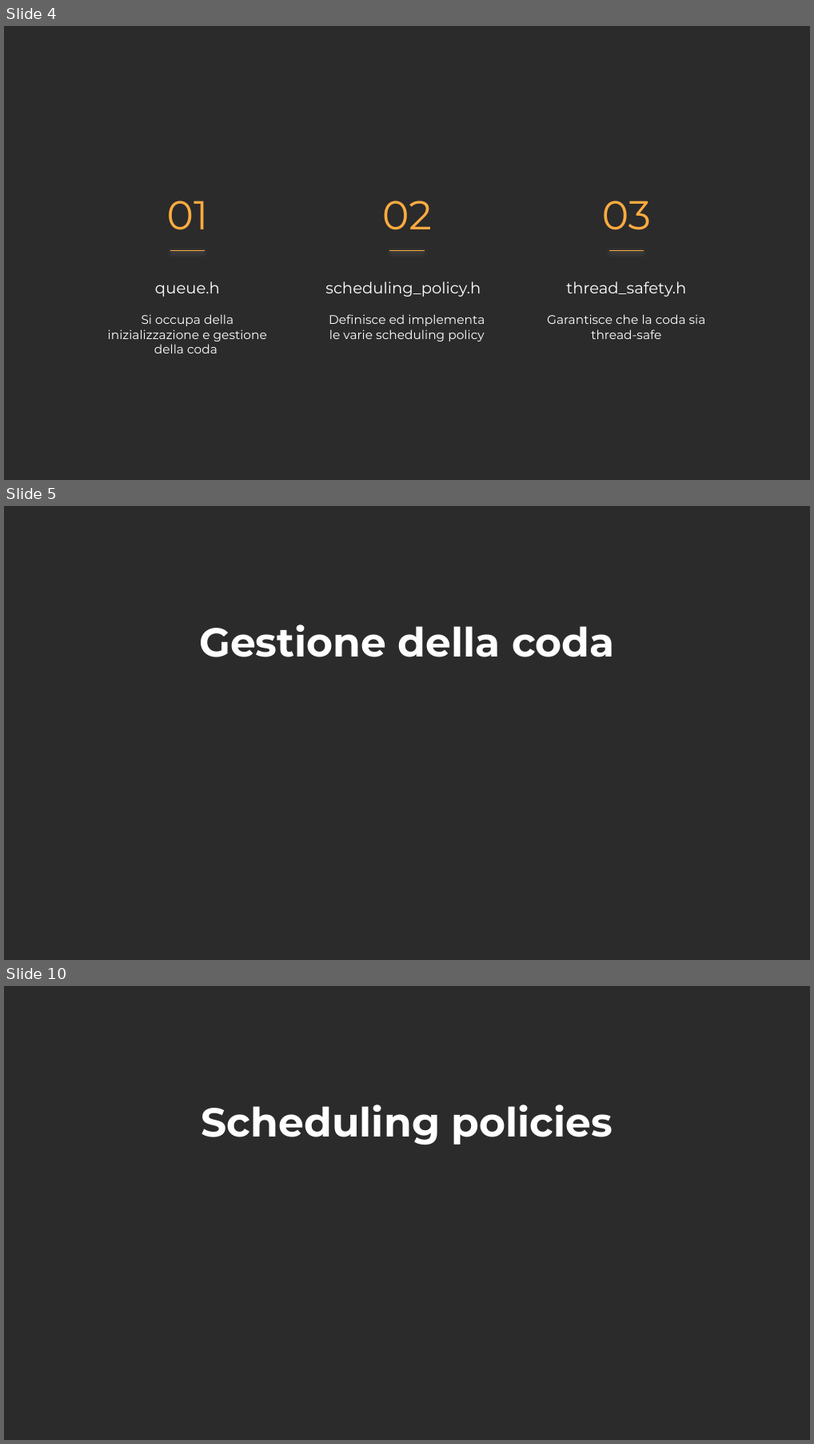
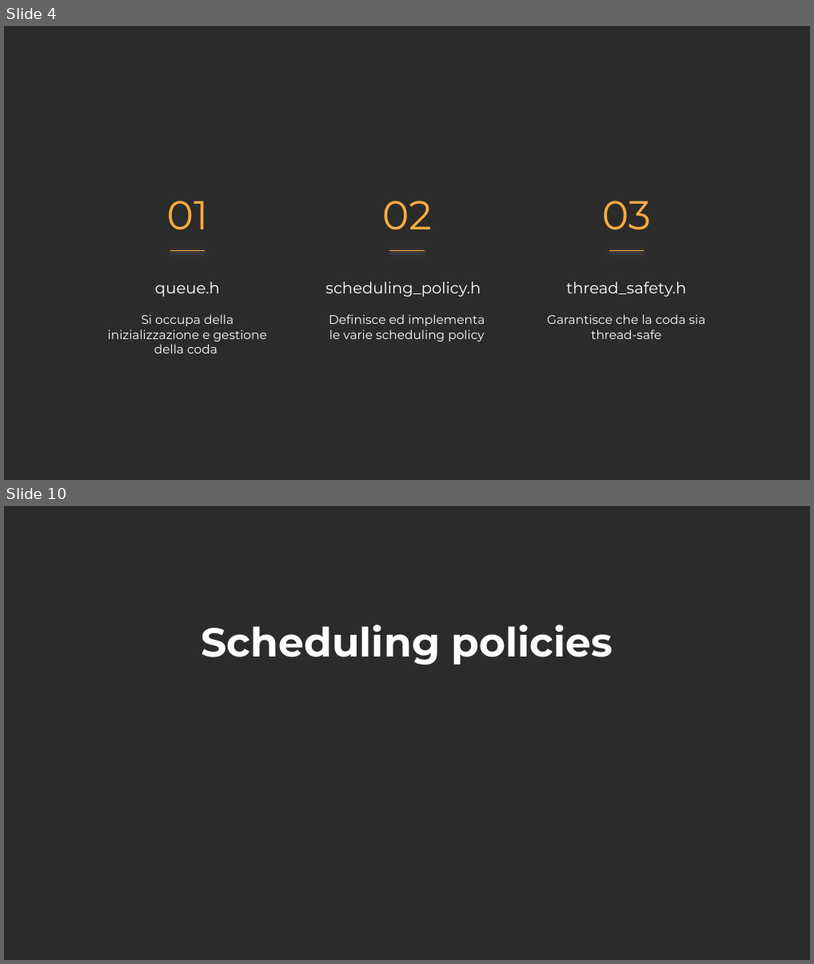
Before and after one commit to StJayy/RTESproject, a slide deck: presentation.pptx. Shown one above the other, each under a label of ours: slides 4, 5 and 10 before the commit, slides 4 and 10 after it; the slides between them are not shown. The pictures are 814x1444 and 814x964 pixels, drawn with LibreOffice and Linux fonts; fonts in the diff are those of the drawing; background and template pictures are left out; a plain dark background stands for a picture behind light text. Boxes give left, top, right and bottom in pixels: in the first picture for what was removed or moved away, otherwise in the second. Text is boxed around its words. In the diff, an @@ line names an element or a change of style, - is before the commit and + after.

```diff
--- a/presentation.pptx
+++ b/presentation.pptx
@@ slide 5 removed at bbox=[4, 506, 810, 960], background picture (left out) @@
@@ title removed at bbox=[199, 624, 614, 657] @@
-Gestione della coda
```
Also in this commit, not shown: 9 slides changed, 4 slides added, 2 other slides removed, 58 other files.
